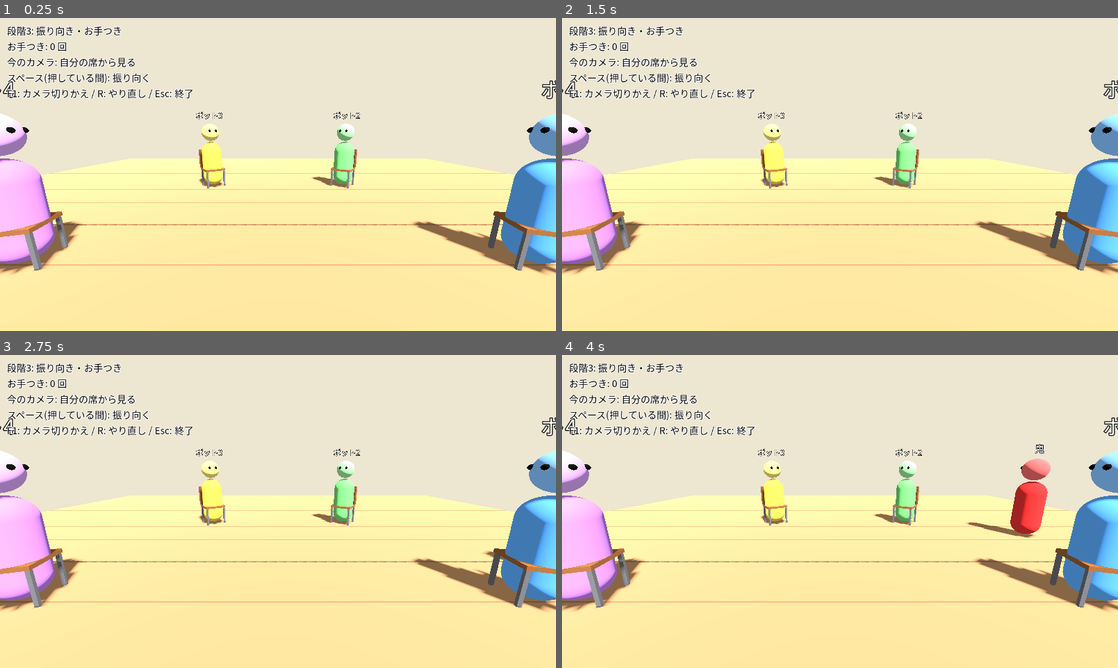
Above: before the commit, frames 1-4 (two rows, left to right).
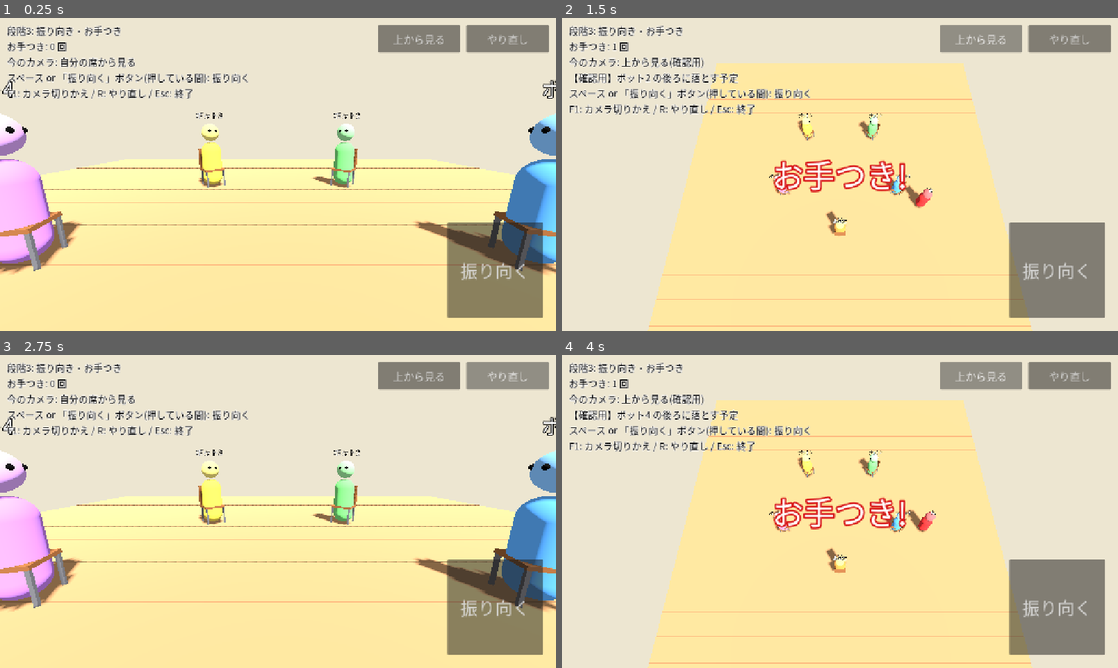
Above: after the commit, the same moments.

Repository: LisaYuumi/ushiro-micha-dame
Game: Godot game, scene res://scenes/main.tscn
Same seed, same stepped clock (60 frames per second), same inputs: the game is played once before the commit and once after it.
Inputs (mouse positions are in pixels of both pictures, inside the frame that each line leads up to):
- Up to frame 1 (0.25 s): no input
- Up to frame 2 (1.5 s): click (1056, 271) at 0.5 s, where only the run after the commit has a clickable "振り向く"; click (979, 39) at 1.25 s, where only the run after the commit has a clickable "上から見る"
- Up to frame 3 (2.75 s): click (505, 376) at 2 s, where only the run after the commit has a clickable "やり直し"
- Up to frame 4 (4 s): click (1056, 608) at 2.75 s, where only the run after the commit has a clickable "振り向く"; click (979, 376) at 3.5 s, where only the run after the commit has a clickable "上から見る"

The runs differ from the first frame. In frame 1, 12% of the frame differs, in the area x 0-100%, y 2-96%; in frame 2, 45%; in frame 3, 12%; in frame 4, 46%, in the area x 0-100%, y 2-100%.

Commit message:
Add web build: phone-friendly buttons, CI checks and GitHub Pages deploy
- Switch to the Compatibility renderer so the game runs in mobile browsers
- On-screen buttons send the same input actions as the keyboard
- tests/smoke_test.gd checks the round rules and runs the main scene headless
- GitHub Actions exports the Web build and publishes it to gh-pages
- Japanese font is fetched at build time; local runs fall back to system fonts

Co-Authored-By: Claude Opus 5.5 <noreply@anthropic.com>
Claude-Session: https://claude.ai/code/session_018gGhz8RHTqLMKymXrJnaB4

Diff:
--- a/project.godot
+++ b/project.godot
@@ -7,9 +7,19 @@
 
 config/name="うしろ見ちゃダメ!"
 run/main_scene="res://scenes/main.tscn"
-config/features=PackedStringArray("4.5", "Forward Plus")
+config/features=PackedStringArray("4.5", "GL Compatibility")
 
 [display]
 
 window/size/viewport_width=1280
 window/size/viewport_height=720
+window/stretch/mode="canvas_items"
+window/stretch/aspect="expand"
+window/handheld/orientation=4
+
+[rendering]
+
+; スマホのブラウザでも動く描画方式
+renderer/rendering_method="gl_compatibility"
+renderer/rendering_method.mobile="gl_compatibility"
+textures/vram_compression/import_etc2_astc=true
--- a/scenes/main.tscn
+++ b/scenes/main.tscn
@@ -1,8 +1,9 @@
-[gd_scene load_steps=4 format=3]
+[gd_scene load_steps=5 format=3]
 
 [ext_resource type="Script" path="res://scripts/main.gd" id="1_main"]
 [ext_resource type="Script" path="res://scripts/view/world_view.gd" id="2_view"]
 [ext_resource type="Script" path="res://scripts/view/hud.gd" id="3_hud"]
+[ext_resource type="Script" path="res://scripts/input/touch_controls.gd" id="4_touch"]
 
 [node name="Main" type="Node3D"]
 script = ExtResource("1_main")
@@ -12,3 +13,6 @@
 
 [node name="Hud" type="CanvasLayer" parent="."]
 script = ExtResource("3_hud")
+
+[node name="TouchControls" type="CanvasLayer" parent="."]
+script = ExtResource("4_touch")
--- /dev/null
+++ b/scripts/input/touch_controls.gd
@@ -0,0 +1,42 @@
+class_name TouchControls
+extends CanvasLayer
+## スマホ用の画面ボタン。押すとキーボードと同じ操作(アクション)を送るだけ。
+## PC でもマウスでクリックして使える。
+
+
+func _ready() -> void:
+	layer = 2
+	# 右下: 振り向く(押している間)
+	_add_button("振り向く", "look_back", Vector2(1, 1), Rect2(-250, -250, 220, 220), 40)
+	# 右上: 確認用の操作
+	_add_button("上から見る", "debug_top_camera", Vector2(1, 0), Rect2(-410, 16, 190, 64), 24)
+	_add_button("やり直し", "restart", Vector2(1, 0), Rect2(-206, 16, 190, 64), 24)
+
+
+func _add_button(text: String, action: String, anchor: Vector2, rect: Rect2, font_size: int) -> Button:
+	var b := Button.new()
+	b.text = text
+	# キーボードのスペースでボタンが反応しないように、フォーカスを受けない
+	b.focus_mode = Control.FOCUS_NONE
+	b.modulate = Color(1, 1, 1, 0.85)
+	b.add_theme_font_override("font", HudFont.get_font())
+	b.add_theme_font_size_override("font_size", font_size)
+	add_child(b)
+	b.anchor_left = anchor.x
+	b.anchor_right = anchor.x
+	b.anchor_top = anchor.y
+	b.anchor_bottom = anchor.y
+	b.offset_left = rect.position.x
+	b.offset_top = rect.position.y
+	b.offset_right = rect.position.x + rect.size.x
+	b.offset_bottom = rect.position.y + rect.size.y
+	b.button_down.connect(_send.bind(action, true))
+	b.button_up.connect(_send.bind(action, false))
+	return b
+
+
+func _send(action: String, pressed: bool) -> void:
+	var ev := InputEventAction.new()
+	ev.action = action
+	ev.pressed = pressed
+	Input.parse_input_event(ev)
--- a/scripts/main.gd
+++ b/scripts/main.gd
@@ -75,6 +75,6 @@
 			lines.append("【確認用】さっきの物音: %s" % _last_sound)
 	else:
 		lines.append("今のカメラ: 自分の席から見る")
-	lines.append("スペース(押している間): 振り向く")
+	lines.append("スペース or 「振り向く」ボタン(押している間): 振り向く")
 	lines.append("F1: カメラ切りかえ / R: やり直し / Esc: 終了")
 	hud.set_help("\n".join(lines))
--- a/scripts/view/hud_font.gd
+++ b/scripts/view/hud_font.gd
@@ -1,14 +1,22 @@
 class_name HudFont
 extends RefCounted
-## 日本語が表示できる OS のフォントを使う(Windows / Mac / Linux)。
+## 日本語が表示できるフォントを返す。
+## - assets/fonts/ にフォントがあればそれを使う(Web版はこちら。自動変換のときに入る)
+## - なければ OS のフォントを使う(Windows / Mac で開発するとき)
 
-static var _font: SystemFont
+const BUNDLED := "res://assets/fonts/MPLUSRounded1c-Bold.ttf"
+
+static var _font: Font
 
 
 static func get_font() -> Font:
 	if _font == null:
-		_font = SystemFont.new()
-		_font.font_names = PackedStringArray([
-			"Yu Gothic UI", "Meiryo", "Hiragino Sans", "Noto Sans CJK JP", "sans-serif",
-		])
+		if ResourceLoader.exists(BUNDLED):
+			_font = load(BUNDLED)
+		else:
+			var sf := SystemFont.new()
+			sf.font_names = PackedStringArray([
+				"Yu Gothic UI", "Meiryo", "Hiragino Sans", "Noto Sans CJK JP", "sans-serif",
+			])
+			_font = sf
 	return _font
--- /dev/null
+++ b/tests/smoke_test.gd
@@ -0,0 +1,166 @@
+extends SceneTree
+## 自動チェック(GitHub の自動変換のときに実行される)。
+##   godot --headless -s res://tests/smoke_test.gd
+## 1. GameState のルールを、画面なしで確かめる
+## 2. 本番のシーンを数秒動かして、スクリプトのエラーが出ないか確かめる
+
+const STEP := 1.0 / 60.0
+const MAIN_SCENE_FRAMES := 180
+
+var _failures := 0
+var _frames := 0
+var _main: Node
+
+
+func _initialize() -> void:
+	_test_drop_happens_for_every_seed()
+	_test_otetsuki_when_nothing_behind()
+	_test_found_when_handkerchief_behind()
+	_test_found_when_already_looking_back()
+	_test_decoy_rustle_is_behind_a_seat()
+	_test_bot_cannot_look_back_as_oni()
+
+	_main = load("res://scenes/main.tscn").instantiate()
+	root.add_child(_main)
+
+
+func _process(_delta: float) -> bool:
+	_frames += 1
+	if _frames == 60:
+		# ボタン操作と同じ命令を送ってみる
+		_press("look_back", true)
+	elif _frames == 90:
+		_press("look_back", false)
+		_press("debug_top_camera", true)
+		_press("debug_top_camera", false)
+	elif _frames == 120:
+		_press("restart", true)
+		_press("restart", false)
+	if _frames < MAIN_SCENE_FRAMES:
+		return false
+	if _failures == 0:
+		print("ALL TESTS PASSED")
+	else:
+		printerr("TESTS FAILED: %d" % _failures)
+	quit(1 if _failures > 0 else 0)
+	return true
+
+
+# --- テスト ---
+
+func _test_drop_happens_for_every_seed() -> void:
+	var seats_hit := {}
+	for seed_value in 40:
+		var s := GameState.new()
+		s.start_round(seed_value)
+		var e := _run_until(s, "dropped", 120.0)
+		_check(not e.is_empty(), "seed %d: 120秒以内にハンカチを落とす" % seed_value)
+		if e.is_empty():
+			continue
+		_check(s.handkerchief_on_floor, "落とした後は床にハンカチがある")
+		_check(e["seat"] == s.drop_target_seat, "お知らせの席と予定の席が同じ")
+		var r: float = Vector2(s.handkerchief_position.x, s.handkerchief_position.z).length()
+		_check(absf(r - GameConfig.DROP_RADIUS) < 0.01, "ハンカチは席の真後ろの輪の上")
+		var behind := s.seat_positions[s.drop_target_seat].normalized() * GameConfig.DROP_RADIUS
+		_check(behind.distance_to(s.handkerchief_position) < 0.01, "ハンカチは相手の席の真後ろ")
+		seats_hit[e["seat"]] = true
+	_check(seats_hit.size() == GameConfig.SEAT_COUNT, "プレイヤーもボットも全員が落とされることがある")
+
+
+func _test_otetsuki_when_nothing_behind() -> void:
+	var s := GameState.new()
+	s.start_round(1)
+	s.set_looking_back(s.local_player_id, true)
+	var ev := s.take_events()
+	_check(_has(ev, "otetsuki"), "何もないのに振り向くとお手つき")
+	_check(s.get_local_player().otetsuki_count == 1, "お手つきが1回数えられる")
+	s.set_looking_back(s.local_player_id, true)
+	_check(s.take_events().is_empty(), "押しっぱなしでは何度もお手つきにならない")
+	s.set_looking_back(s.local_player_id, false)
+	s.set_looking_back(s.local_player_id, true)
+	_check(s.get_local_player().otetsuki_count == 2, "もう一度振り向くと2回目")
+
+
+func _test_found_when_handkerchief_behind() -> void:
+	var s := GameState.new()
+	s.start_round(3)
+	_run_until(s, "dropped", 120.0)
+	var target := s.get_actor_at_seat(s.drop_target_seat)
+	s.set_looking_back(target.id, true)
+	var ev := s.take_events()
+	_check(_has(ev, "found"), "後ろにハンカチがあれば見つかる")
+	_check(target.otetsuki_count == 0, "見つけたときはお手つきにならない")
+	# 別の人は、落とされていないのでお手つき
+	var other := s.get_actor_at_seat((s.drop_target_seat + 1) % GameConfig.SEAT_COUNT)
+	s.set_looking_back(other.id, true)
+	_check(_has(s.take_events(), "otetsuki"), "落とされていない人が振り向くとお手つき")
+
+
+func _test_found_when_already_looking_back() -> void:
+	var s := GameState.new()
+	s.start_round(5)
+	var target := s.get_actor_at_seat(s.drop_target_seat)
+	s.set_looking_back(target.id, true)
+	s.take_events()
+	var ev := []
+	for i in int(120.0 / STEP):
+		s.tick(STEP)
+		ev.append_array(s.take_events())
+		if s.handkerchief_on_floor:
+			break
+	_check(_has(ev, "found"), "振り向いたまま待っていて落とされたら見つかる")
+
+
+func _test_decoy_rustle_is_behind_a_seat() -> void:
+	var rustles := 0
+	for seed_value in 20:
+		var s := GameState.new()
+		s.start_round(seed_value)
+		for i in int(30.0 / STEP):
+			s.tick(STEP)
+			for e in s.take_events():
+				if e["type"] == "rustle":
+					rustles += 1
+					var seat: int = e["seat"]
+					_check(seat >= 0 and seat < GameConfig.SEAT_COUNT, "ニセの物音の席番号が正しい")
+					var behind := s.seat_positions[seat].normalized() * GameConfig.DROP_RADIUS
+					_check(behind.distance_to(e["pos"]) < 0.01, "ニセの物音は席の真後ろで鳴る")
+	_check(rustles > 0, "ニセの物音が鳴ることがある")
+
+
+func _test_bot_cannot_look_back_as_oni() -> void:
+	var s := GameState.new()
+	s.start_round(7)
+	s.set_looking_back(s.oni_id, true)
+	_check(s.take_events().is_empty(), "鬼は振り向き判定の対象外")
+
+
+# --- 道具 ---
+
+func _run_until(s: GameState, type: String, seconds: float) -> Dictionary:
+	for i in int(seconds / STEP):
+		s.tick(STEP)
+		for e in s.take_events():
+			if e["type"] == type:
+				return e
+	return {}
+
+
+func _has(events: Array, type: String) -> bool:
+	for e in events:
+		if e["type"] == type:
+			return true
+	return false
+
+
+func _check(ok: bool, what: String) -> void:
+	if not ok:
+		_failures += 1
+		printerr("FAIL: " + what)
+
+
+func _press(action: String, pressed: bool) -> void:
+	var ev := InputEventAction.new()
+	ev.action = action
+	ev.pressed = pressed
+	Input.parse_input_event(ev)
Not shown, added: export_presets.cfg
